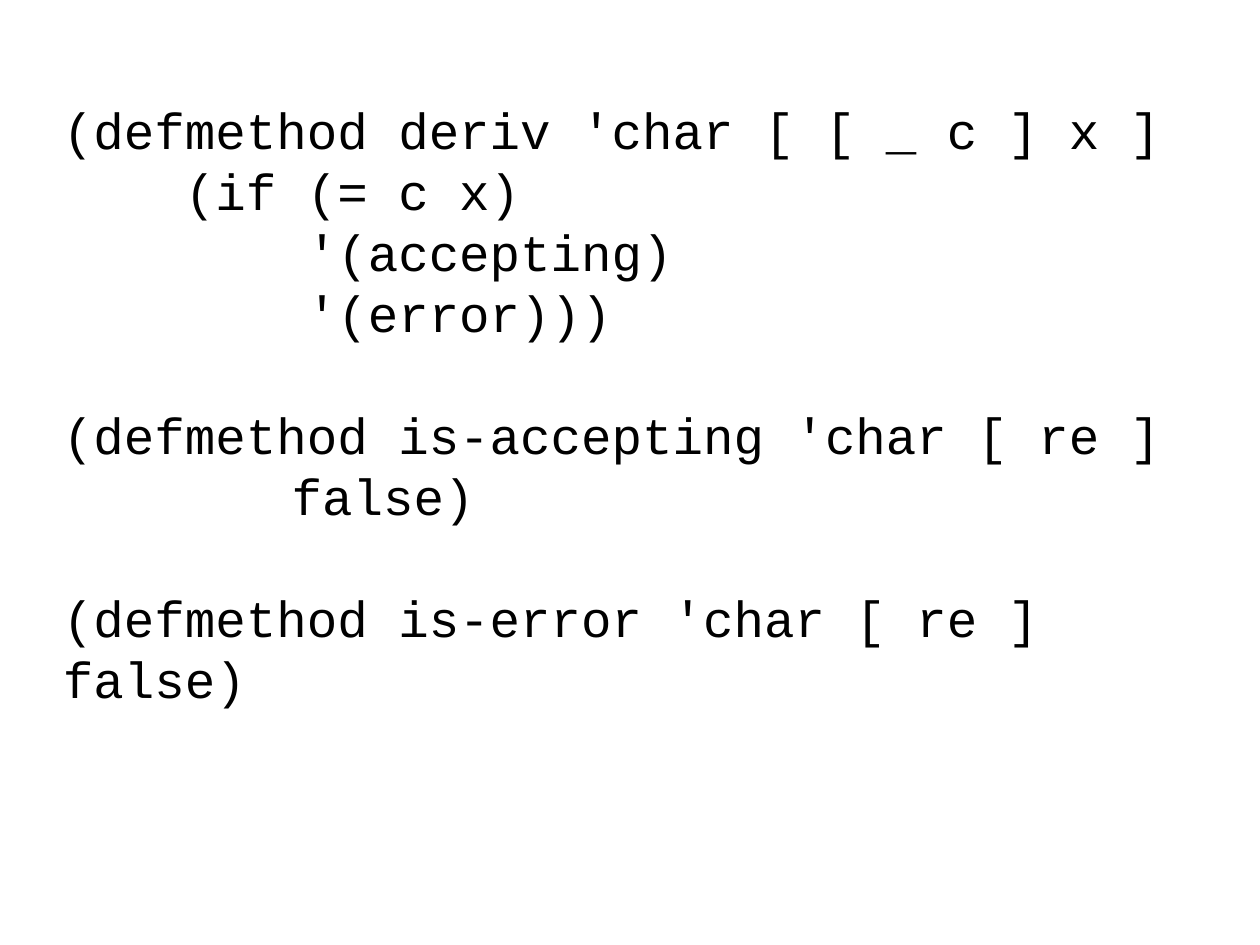
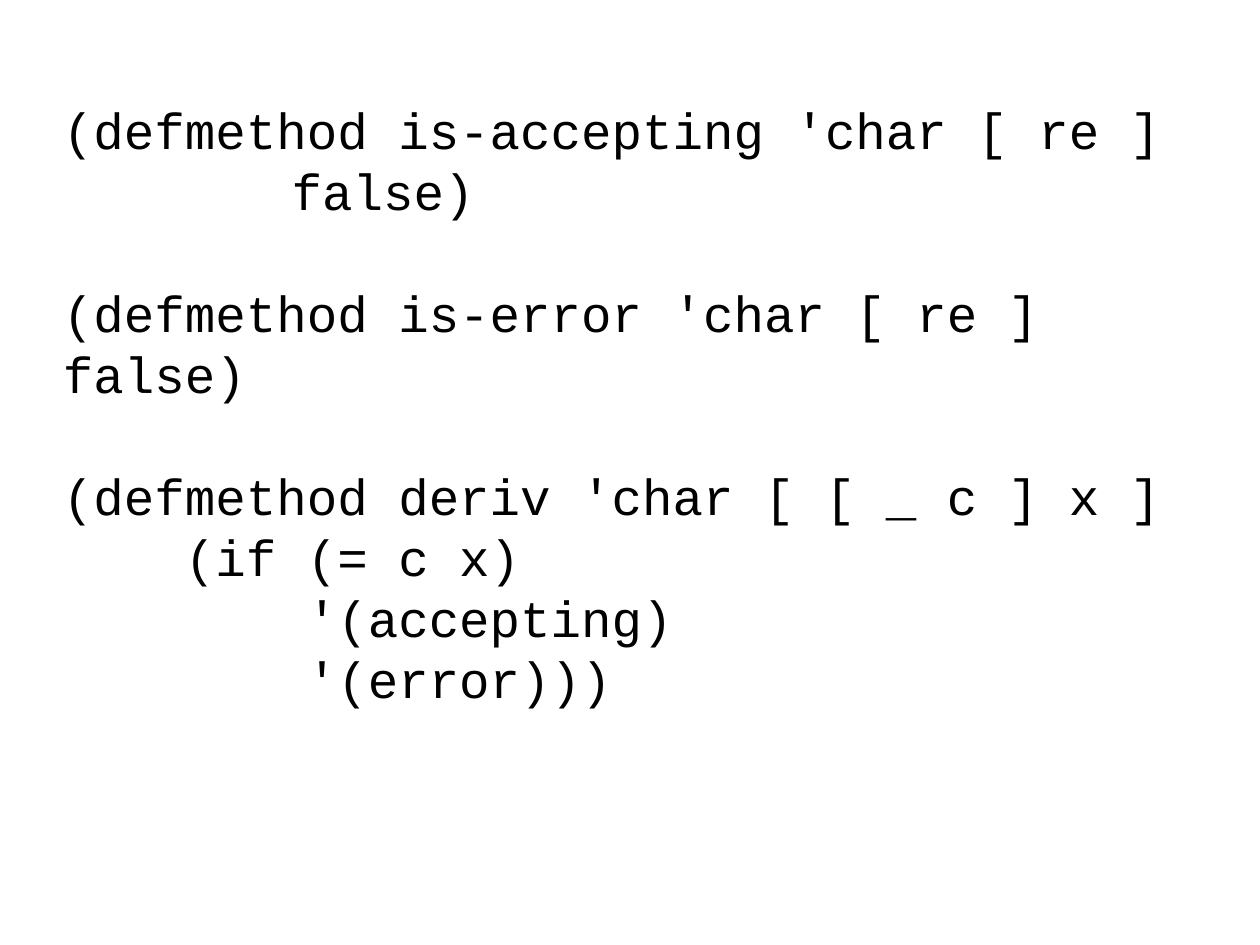
Before and after one commit to bhurt/presentations, a slide deck: slide 80 of pdre.odp (slide 76 before the commit). Drawn at 1260x945 pixels with LibreOffice and Linux fonts; fonts in the diff are those of the drawing. Boxes give left, top, right and bottom in pixels: in the first picture for what was removed or moved away, otherwise in the second. Text is boxed around its words. In the diff, an @@ line names an element or a change of style, - is before the commit and + after.

```diff
--- a/pdre.odp
+++ b/pdre.odp
@@ subtitle at [63, 112, 1099, 404]: paragraphs added @@
+(defmethod is-accepting 'char [ re ]
+false)
+(defmethod is-error 'char [ re ] false)
@@ subtitle at [63, 417, 1099, 709]: paragraphs removed @@
-(defmethod is-accepting 'char [ re ]
-false)
-(defmethod is-error 'char [ re ] false)
```
Also in this commit, not shown: 10 other slides changed, 7 slides added, 1 slide removed, 1 other file.
